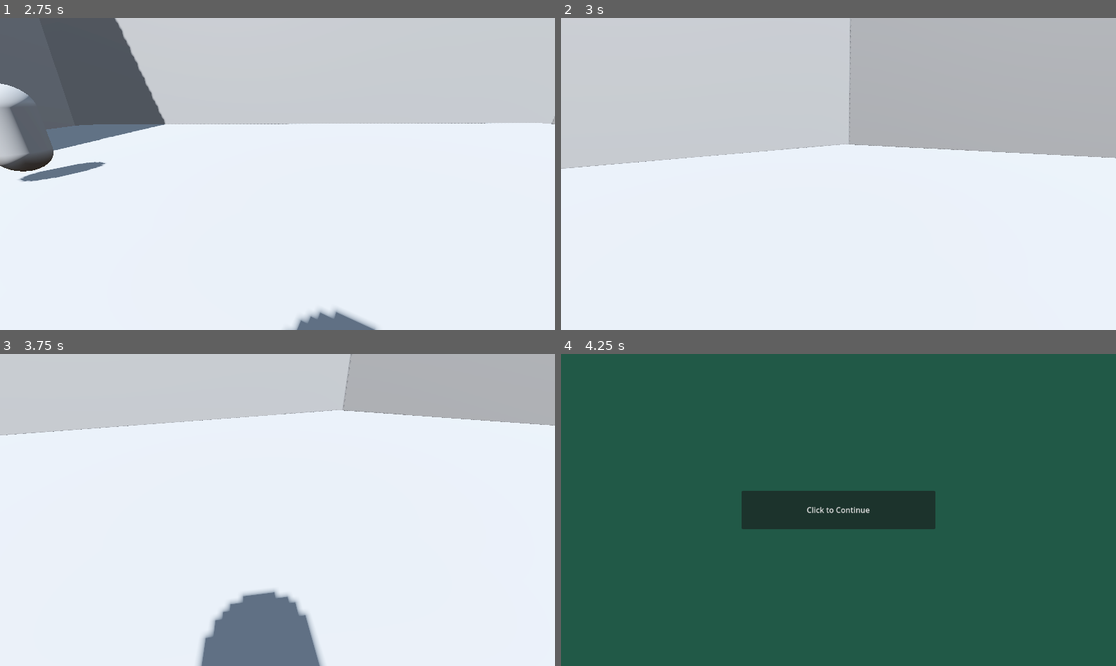
Above: before the commit, frames 1-4 (two rows, left to right).
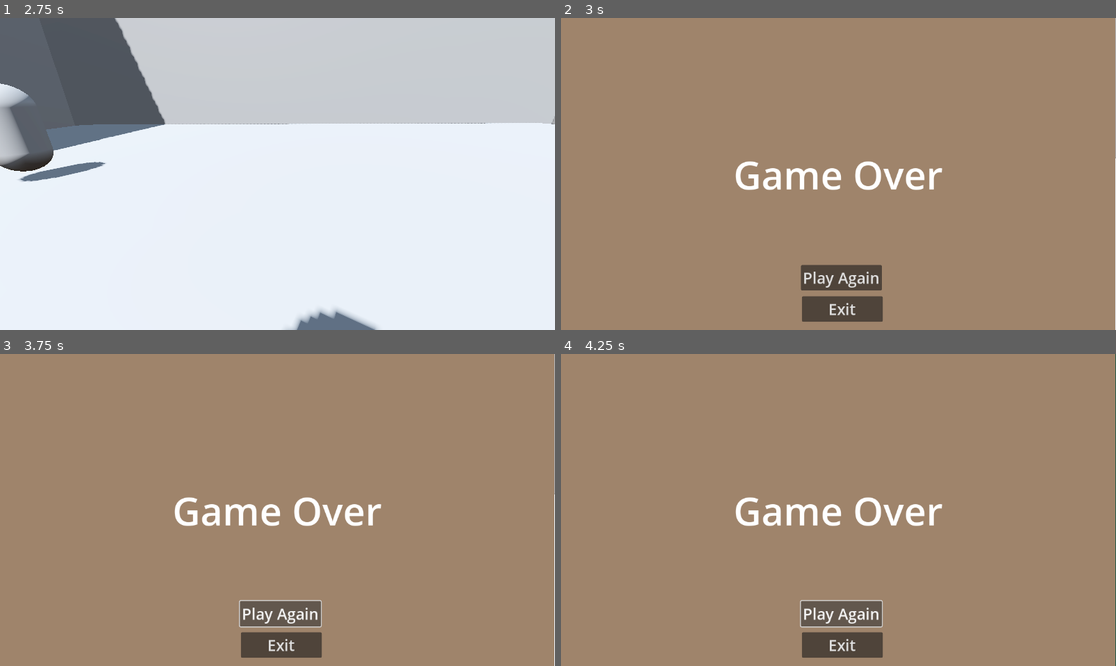
Above: after the commit, the same moments.

Repository: LeCodingOwl/split-3
Game: Godot game, scene res://menu.tscn
Two runs of this game, one before a commit and one after it. Both use one fixed random seed, a clock stepped at 60 frames per second and the inputs below.
Inputs (mouse positions are in pixels of both pictures, inside the frame that each line leads up to):
- Up to frame 1 (2.75 s): click "Play" at 0.5 s; tap Enter (ui_accept) at 1.25, 1.35, 1.52, 1.82, 2, 2.27, 2.3, 2.57 s; move the mouse to (399, 158) at 1.27 s; hold Right (ui_right) 1.28-2.03 s; click (399, 158) at 1.42 s; move the mouse to (249, 174) at 2.02 s; hold Up (ui_up) from 2.03 s (still down); click (249, 174) at 2.1 s
- Up to frame 2 (3 s): keep holding Up (ui_up); tap Enter (ui_accept) at 2.75, 2.85 s; move the mouse to (849, 167) at 2.77 s
- Up to frame 3 (3.75 s): release Up (ui_up) at 3.5 s; click (283, 612) at 3.5 s, where only the run after the commit has a clickable "Play Again"
- Up to frame 4 (4.25 s): no input

Frame 1 is identical in both runs. In frame 2, 99% of the frame differs, in the area x 0-100%, y 0-100%; in frame 3, 99%; in frame 4, 100%.

Commit message:
Functional game over screen added

Diff:
--- a/Player.gd
+++ b/Player.gd
@@ -68,25 +68,6 @@
 	if not is_on_floor():
 		velocity.y -= gravity * delta
 
-"""
-	# Handle jump.
-	if Input.is_action_just_pressed("ui_accept") and is_on_floor():
-		velocity.y = JUMP_VELOCITY
-
-	# Get the input direction and handle the movement/deceleration.
-	# As good practice, you should replace UI actions with custom gameplay actions.
-	var input_dir = Input.get_vector("ui_left", "ui_right", "ui_up", "ui_down")
-	var direction = (neck.transform.basis * Vector3(input_dir.x, 0, input_dir.y)).normalized()
-	if direction:
-		velocity.x = direction.x * SPEED
-		velocity.z = direction.z * SPEED
-	else:
-		velocity.x = move_toward(velocity.x, 0, SPEED)
-		velocity.z = move_toward(velocity.z, 0, SPEED)
-
-	move_and_slide()
-	"""
-
 
 func _on_area_3d_area_entered(area):
 	if (area.name == "bullet_area"):
--- a/gameOverScreen.tscn
+++ b/gameOverScreen.tscn
@@ -78,9 +78,18 @@
 "
 
 [node name="WinnerLabel" type="Label" parent="ColorRect"]
-layout_mode = 0
-offset_right = 40.0
-offset_bottom = 23.0
+layout_mode = 1
+anchors_preset = 8
+anchor_left = 0.5
+anchor_top = 0.5
+anchor_right = 0.5
+anchor_bottom = 0.5
+offset_left = -20.0
+offset_top = 95.0
+offset_right = 20.0
+offset_bottom = 118.0
+grow_horizontal = 2
+grow_vertical = 2
 
 [connection signal="pressed" from="ColorRect/PlayAgain" to="." method="_on_play_again_pressed"]
 [connection signal="pressed" from="ColorRect/Exit" to="." method="_on_exit_pressed"]
--- a/main.tscn
+++ b/main.tscn
@@ -1,8 +1,9 @@
-[gd_scene load_steps=15 format=3 uid="uid://dcr67wj5hnxrw"]
+[gd_scene load_steps=16 format=3 uid="uid://dcr67wj5hnxrw"]
 
 [ext_resource type="Script" path="res://turnStateMachine.gd" id="1_kt5hb"]
 [ext_resource type="Script" path="res://Player.gd" id="1_vqj43"]
 [ext_resource type="PackedScene" uid="uid://c4m1h584fc7j0" path="res://betweenMenu.tscn" id="2_4br2y"]
+[ext_resource type="PackedScene" uid="uid://wrpfyes7ir7o" path="res://gameOverScreen.tscn" id="4_pkewv"]
 
 [sub_resource type="PlaneMesh" id="PlaneMesh_vso4i"]
 size = Vector2(40, 40)
@@ -154,5 +155,7 @@
 
 [node name="TransitionMenu" parent="CanvasLayer" instance=ExtResource("2_4br2y")]
 
+[node name="GameOverMenu" parent="CanvasLayer" instance=ExtResource("4_pkewv")]
+
 [connection signal="area_entered" from="PlayerOne/Area3D" to="PlayerOne" method="_on_area_3d_area_entered"]
 [connection signal="area_entered" from="PlayerTwo/Area3D" to="PlayerTwo" method="_on_area_3d_area_entered"]
--- a/turnStateMachine.gd
+++ b/turnStateMachine.gd
@@ -6,6 +6,8 @@
 var menu
 var whosTurn
 var transition
+var gameOverScene
+var gameOver
 # If this ^ is 0, it is no one's turn
 # if it is 1, it is player 1's turn
 # if it is 2, it is player 2's turn
@@ -16,7 +18,9 @@
 func _ready():
 	# get both players
 	transition = $CanvasLayer/TransitionMenu
+	gameOverScene = $CanvasLayer/GameOverMenu
 	transition.hide()
+	gameOverScene.hide()
 	p1 = $PlayerOne
 	p2 = $PlayerTwo
 	p1Cam = p1.get_node("Neck").get_node("Camera3D")
@@ -27,15 +31,22 @@
 	p1.myTurn = true
 	whosTurn = 1
 	turnCounter = 0
+	gameOver = false
 
 
 # Called every frame. 'delta' is the elapsed time since the previous frame.
 func _process(delta):
-	if p1.isDead == true:
-		print("player 1 dead")
-	elif p2.isDead == true:
-		print("player 2 dead")
-	pass
+	if gameOver == false:
+		if p1.isDead == true:
+			print("player 1 dead")
+			gameOverScene.show()
+			gameOver = true
+			Input.set_mouse_mode(Input.MOUSE_MODE_VISIBLE)
+		elif p2.isDead == true:
+			print("player 2 dead")
+			gameOver = true
+			gameOverScene.show()
+			Input.set_mouse_mode(Input.MOUSE_MODE_VISIBLE)
 
 
 func turnPass():
